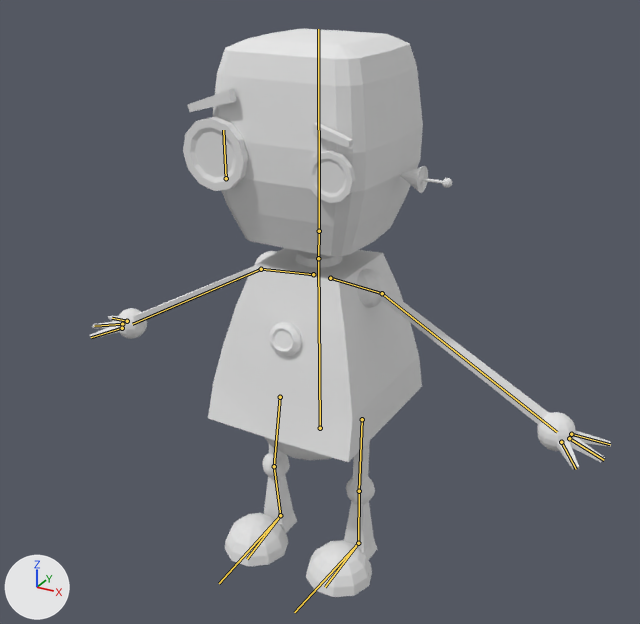
A saved change to the Blender file Blender_Files/cute_robot.blend.
The view is the same before and after, from a 50 mm camera at (4.92, -8.92, 7.8) aimed at (0.34, -0.6, 3.64). The lights are fixed; the arrows at lower left show +X, +Y and +Z. The bones that bend it are drawn over the model as lines.

Names of what the first picture shows: 'eyes', 'robot'.
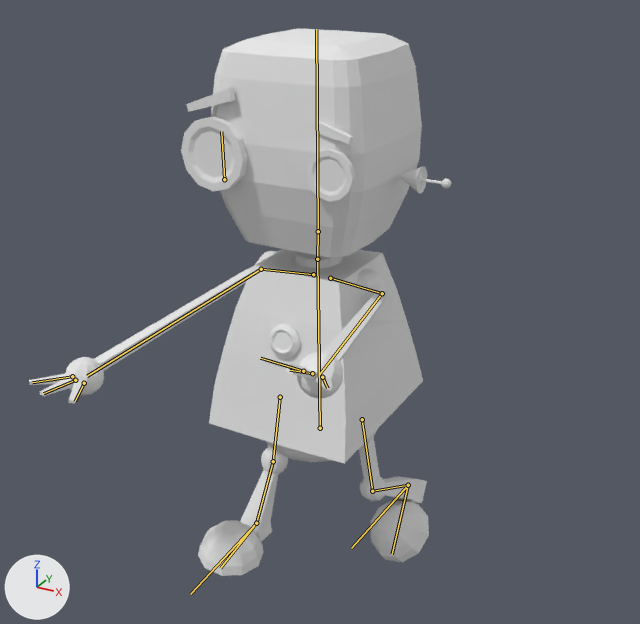
The newer file adds an action. The first version stands in its rest pose; the second is drawn at frame 1 of the action 'ArmatureAction.005'.

Scene script edits in JSON lines:
```json
{"block": "bone_foot_l", "where": "bone_foot_l = bpy.data.objects['Armature'].pose.bones['foot.L']  # child of 'leg.L'"}
{"op": "set", "path": "bone_foot_l.rotation_quaternion", "old": "(1.0, 0.0, 0.0, 0.0)", "new": "(0.986, 0.163, 0.002, 0.017)", "note": "degrees (0, 0, 0) -> degrees (19, 0, 2)"}
{"block": "bone_thigh_r", "where": "bone_thigh_r = bpy.data.objects['Armature'].pose.bones['thigh.R']  # child of 'spine'"}
{"op": "set", "path": "bone_thigh_r.rotation_quaternion", "old": "(1.0, 0.0, 0.0, 0.0)", "new": "(0.969, 0.245, -0.01, 0.012)", "note": "degrees (0, 0, 0) -> degrees (28, -1, 1)"}
{"block": "bone_foot_r", "where": "bone_foot_r = bpy.data.objects['Armature'].pose.bones['foot.R']  # child of 'leg.R'"}
{"op": "set", "path": "bone_foot_r.rotation_quaternion", "old": "(1.0, 0.0, 0.0, 0.0)", "new": "(0.967, -0.252, 0.024, -0.015)", "note": "degrees (0, 0, 0) -> degrees (-29, 2, -2)"}
{"block": "bone_foot_control_l", "where": "bone_foot_control_l = bpy.data.objects['Armature'].pose.bones['foot_control.L']  # child of 'spine'"}
{"op": "set", "path": "bone_foot_control_l.location", "old": "(0.0, 0.0, 0.0)", "new": "(0.05, -0.82, -0.65)"}
{"block": "bone_foot_control_r", "where": "bone_foot_control_r = bpy.data.objects['Armature'].pose.bones['foot_control.R']  # child of 'spine'"}
{"op": "set", "path": "bone_foot_control_r.location", "old": "(0.0, 0.0, 0.0)", "new": "(-0.19, 0.39, 0.02)"}
{"block": "bone_arm_l", "where": "bone_arm_l = bpy.data.objects['Armature'].pose.bones['arm.L']  # child of 'shoulder.L'"}
{"op": "set", "path": "bone_arm_l.rotation_quaternion", "old": "(1.0, 0.0, 0.0, 0.0)", "new": "(0.754, 0.065, 0.025, -0.654)", "note": "degrees (0, 0, 0) -> degrees (4, 7, -82)"}
{"block": "bone_arm_r", "where": "bone_arm_r = bpy.data.objects['Armature'].pose.bones['arm.R']  # child of 'shoulder.R'"}
{"op": "set", "path": "bone_arm_r.rotation_quaternion", "old": "(1.0, 0.0, 0.0, 0.0)", "new": "(0.833, 0.028, -0.198, 0.515)", "note": "degrees (0, 0, 0) -> degrees (-10, -21, 65)"}
```

What differs and where, as boxes (x1, y1, x2, y2) in the pictures (640 x 624 px):
```json
{"object": "robot", "change": "posed", "before": [90, 29, 611, 597], "after": [29, 28, 451, 576], "on screen": "19% narrower"}
{"object": "eyes", "change": "posed", "before": [183, 89, 356, 203], "after": [181, 88, 355, 202]}
{"bone": "foot.L", "before": "(358, 543) to (325, 587)", "after": "(408, 485) to (392, 554)"}
{"bone": "thigh.R", "before": "(280, 397) to (274, 466)", "after": "(280, 397) to (273, 461)"}
{"bone": "foot.R", "before": "(280, 515) to (247, 559)", "after": "(256, 523) to (220, 568)"}
{"bone": "foot_control.L", "before": "(358, 543) to (294, 612)", "after": "(408, 485) to (351, 548)"}
{"bone": "foot_control.R", "before": "(280, 515) to (219, 583)", "after": "(256, 523) to (190, 594)"}
{"bone": "arm.L", "before": "(382, 293) to (557, 432)", "after": "(382, 293) to (319, 375)"}
{"bone": "arm.R", "before": "(261, 269) to (132, 324)", "after": "(261, 269) to (87, 376)"}
```
